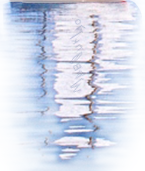
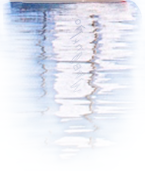
Two versions of the same layered image (145×171). Layer-by-layer changes:
added group "组 1" with 3 layers above "背景" over [0,11,145,171]
moved "图层 3" into group "组 1" over [0,11,145,171]
moved "图层 1" into group "组 1" over [2,11,138,43]
